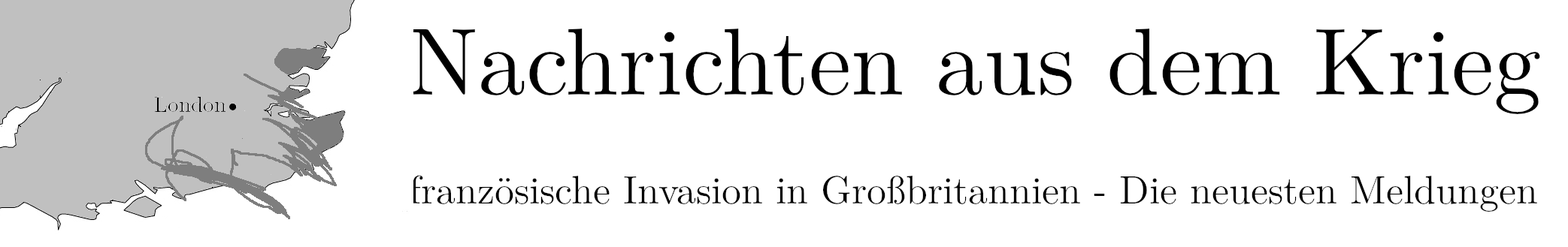
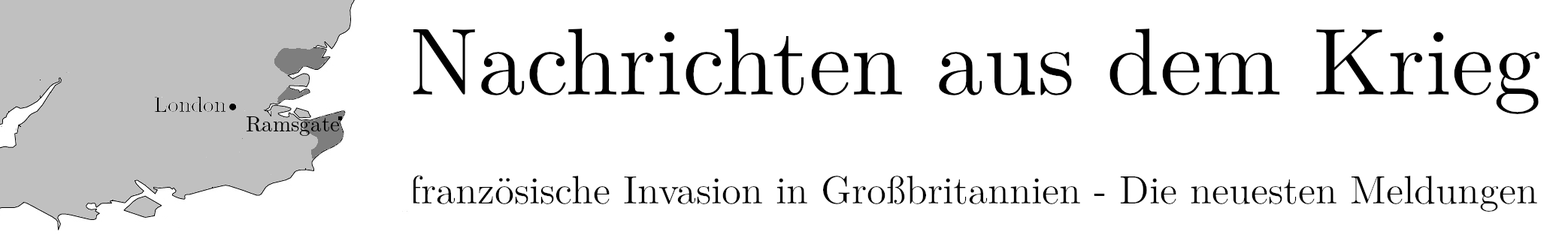
Two versions of the same layered image (w=1568, h=247). Layer-by-layer changes:
added layer "Ramsgate" above "Boughton" over [246, 116, 343, 137]
hid "Anna" over [145, 73, 337, 220]
